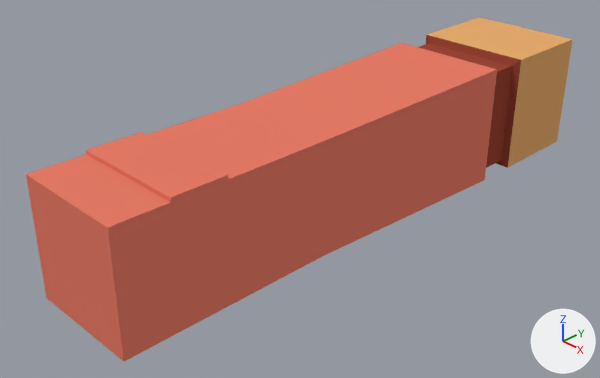
What one commit did to the Blender file LDJam/Assets/Models/Foot_Solider/DoorBreaker.blend.
One viewpoint serves both versions: a camera (50 mm lens) standing at (8.04, -8.06, 5.44) and looking at (-0.31, 0.01, -0.53). Arrows for +X, +Y and +Z are at lower right; the lights stay in place.
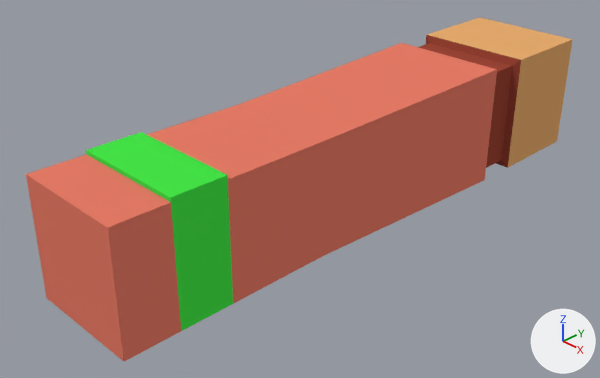
What the commit changed:
Material 'Material.004' (mat_material_004) is new.
Its base color is (0.0602, 0.8, 0.0648) (green #45e748).
me_cube has 44 vertices, 42 faces and spans x -1.0..1.0, y -0.89..1.21, z -1.0..1.0.
me_cube is used by ob_cube; location (0.0, 0.0, 0.0); scale (1.0, 4.58, 1.0).
me_cube part 1: all 12 faces centred in x -0.91..0.91, y -0.71..-0.52, z -0.91..0.98 switch from mat_material_002 (red #e77c67) to mat_material_004 (green #45e748).

Where the change shows, as pixel boxes (x1, y1, x2, y2) in the pictures (600 x 378 px):
part 1 of me_cube, recoloured (red to green): (86, 132, 233, 331) in both
